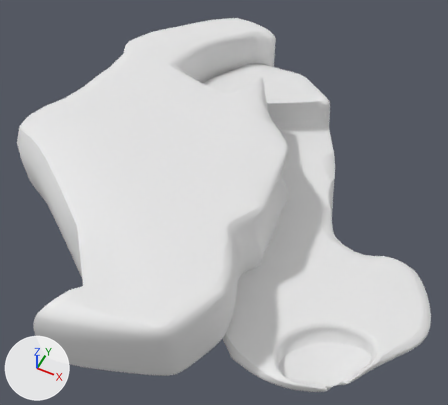
A saved change to the OBJ model ZeldaLike TING/Assets/Art/Meshes/Environment/Iles/Iles_1a.obj.
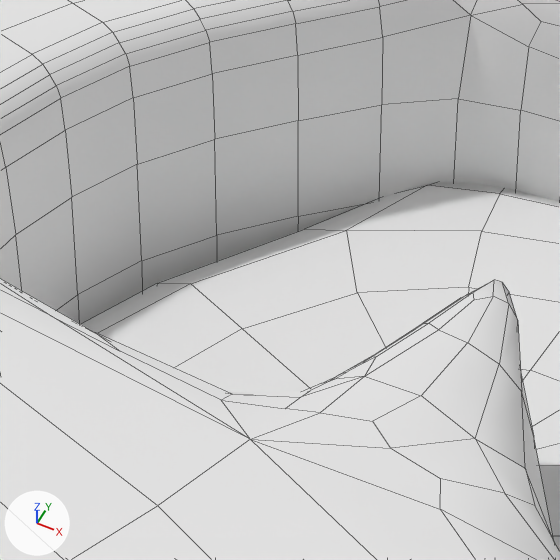
Each version appears first whole from a 50 mm camera at (8.7, -36.4, 59.1) aimed at (-17.9, 16.7, -7.4), and next in a close-up on the part from 43% to 60% of the width and 9% to 29% of the height. The lights are fixed; the arrows at lower left show +X, +Y and +Z. The close-ups show mesh edges as thin lines. Where no turn or scale is listed for an object, it has been applied to the vertices.

The older version as bpy lines, for what is in view:
```python
me_ile_1_island_02_001 = bpy.data.meshes.new('Ile_1_Island_02:001')
me_ile_1_island_02_001.from_pydata(...)  # 1692 vertices, 1640 faces; spans x -27.9..13.3, y -8.0..36.0, z -19.7..3.8
# before: 321 (-23.0, 34.2, 3.4), 322 (-26.2, 29.8, 3.0) at pixel (157, 283), 331 (-27.6, 24.7, 2.8), 707 (-27.5, 26.8, 2.9), 775 (-24.2, 32.6, 3.1) at pixel (304, 229)
me_island_05_001 = bpy.data.meshes.new('Island_05:001')
me_island_05_001.from_pydata(...)  # 1751 vertices, 1700 faces; spans x -41.0..-6.2, y -17.0..38.5, z -36.1..8.5
ob_ile_1_island_02_001 = bpy.data.objects.new('Ile_1_Island_02:001', me_ile_1_island_02_001)
ob_ile_1_island_02_001.location = (0.0, 0.0, 0.0)
ob_island_05_001 = bpy.data.objects.new('Island_05:001', me_island_05_001)
ob_island_05_001.location = (0.0, 0.0, 0.0)
```
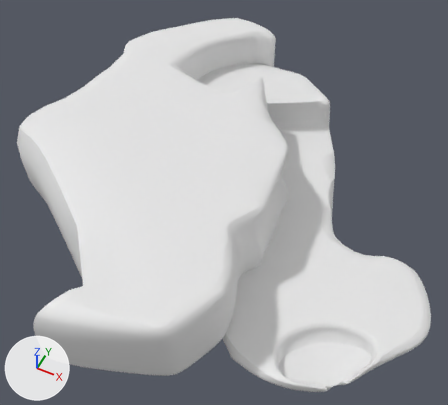
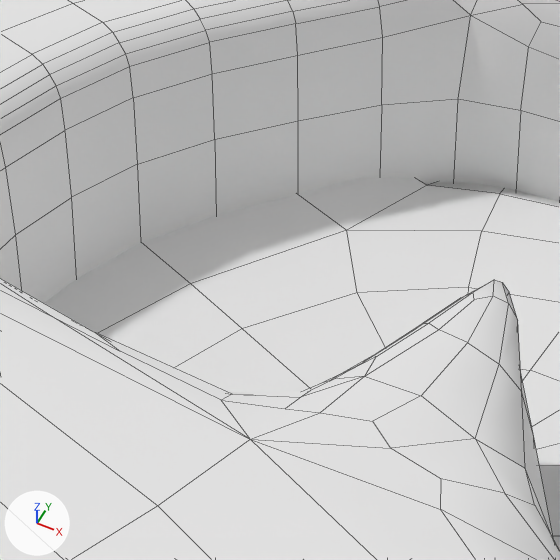
Changed parts and their boxes [x1, y1, x2, y2] in the close-ups (560 x 560 px; the box of a moved part takes in the faces that stretch with it):
part 1 of me_ile_1_island_02_001, moved or reshaped
    before: [81, 183, 433, 333]
    after: [44, 177, 427, 333]

Patch to the scene script:
```diff
--- a/ZeldaLike TING/Assets/Art/Meshes/Environment/Iles/Iles_1a.obj.py
+++ b/ZeldaLike TING/Assets/Art/Meshes/Environment/Iles/Iles_1a.obj.py
@@ me_ile_1_island_02_001 @@
 me_ile_1_island_02_001.from_pydata(...)  # 1692 vertices, 1640 faces; spans x -27.9..13.3, y -8.0..36.0, z -19.7..3.8
 # used by ob_ile_1_island_02_001; location = (0.0, 0.0, 0.0)
 # verts and faces of me_ile_1_island_02_001; kept vertices keep their numbers, new ones are numbered from 1692
+# me_ile_1_island_02_001 part 1
+for i in [322, 331, 707]: verts[i] += (-0.7, 0.3, 0.7)
+verts[321] = (-23.7, 34.6, 4.1)  # moved
+verts[775] = (-24.9, 33.0, 3.9)  # moved
```
